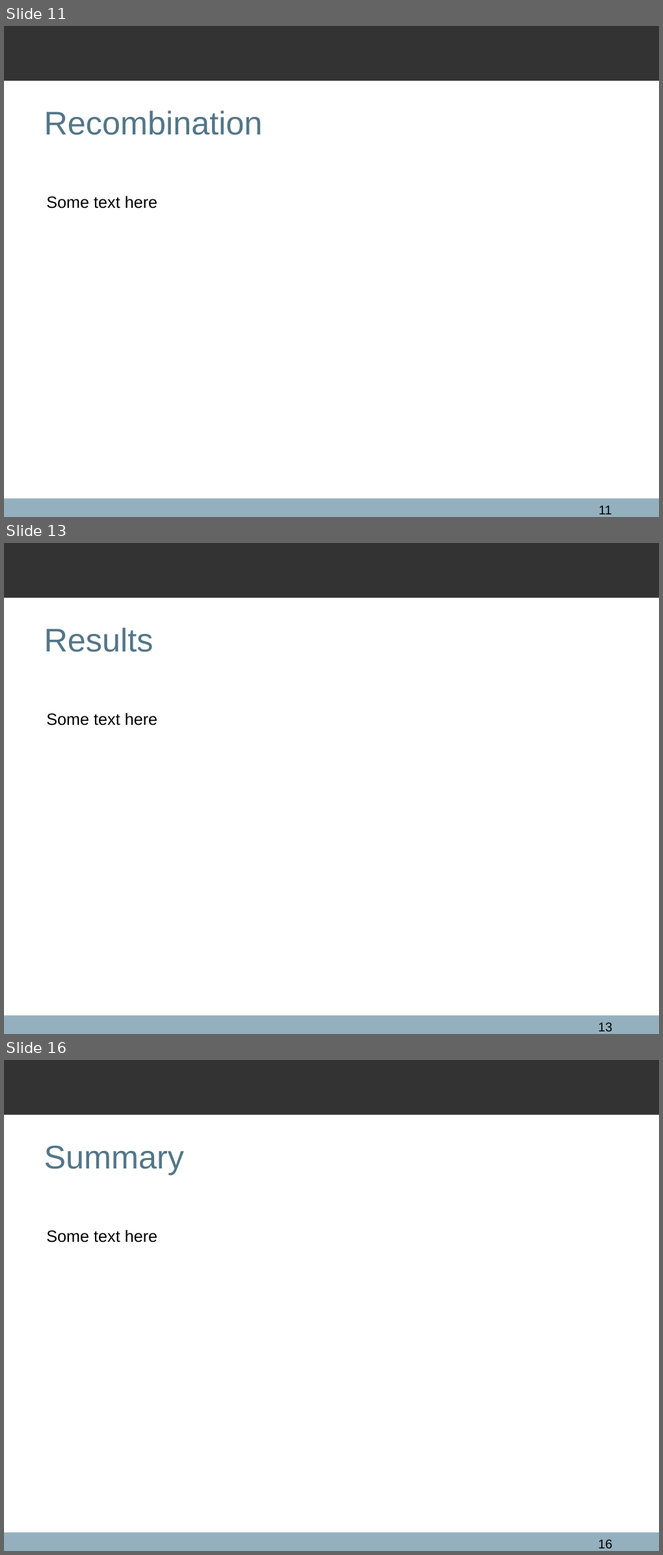
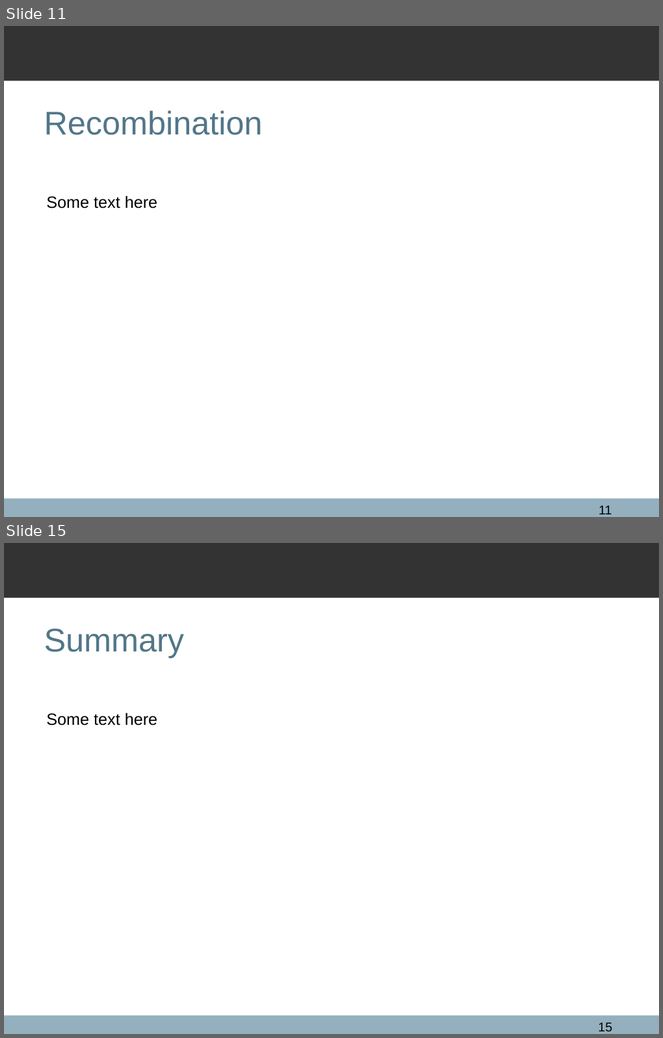
Before and after one commit to qxcv/comp2560, a slide deck: presentation/presentation.odp. Shown one above the other, each under a label of ours: slides 11, 13 and 16 before the commit, slides 11 and 15 after it; the slides between them are not shown. The pictures are 663x1555 and 663x1038 pixels, drawn with LibreOffice and Linux fonts; fonts in the diff are those of the drawing; background and template pictures are left out. Boxes give left, top, right and bottom in pixels: in the first picture for what was removed or moved away, otherwise in the second. Text is boxed around its words. In the diff, an @@ line names an element or a change of style, - is before the commit and + after.

```diff
--- a/presentation/presentation.odp
+++ b/presentation/presentation.odp
@@ slide 13 removed at [4, 543, 659, 1034], background #FFFFFF; not listed: 2 template elements that a slide beside it also shows @@
@@ title removed at [44, 627, 154, 652] @@
-Results
@@ text removed at [46, 713, 157, 726] @@
-Some text here
@@ page number removed at [598, 1023, 612, 1032] @@
-13
@@ what was slide 16 is now slide 15 @@
@@ page number at [598, 1023, 612, 1032]: text changed @@
-16
+15
```
Also in this commit, not shown: 3 slides changed, 3 slides added, 4 other slides removed, 1 other file.
